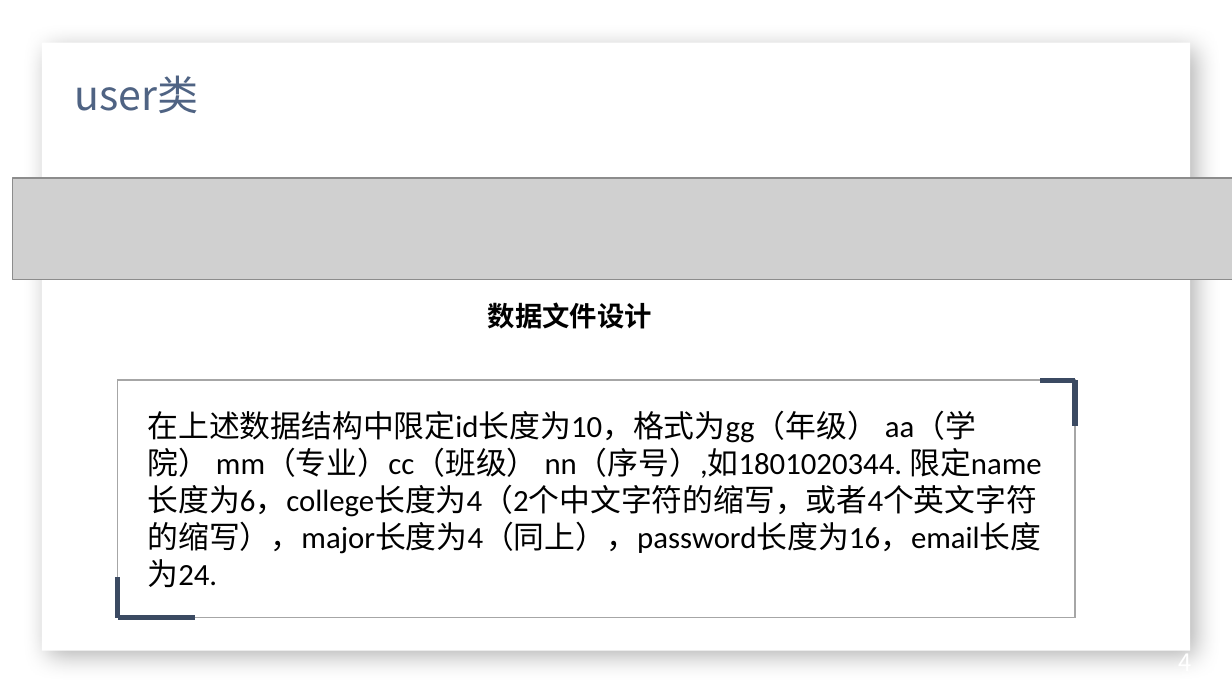
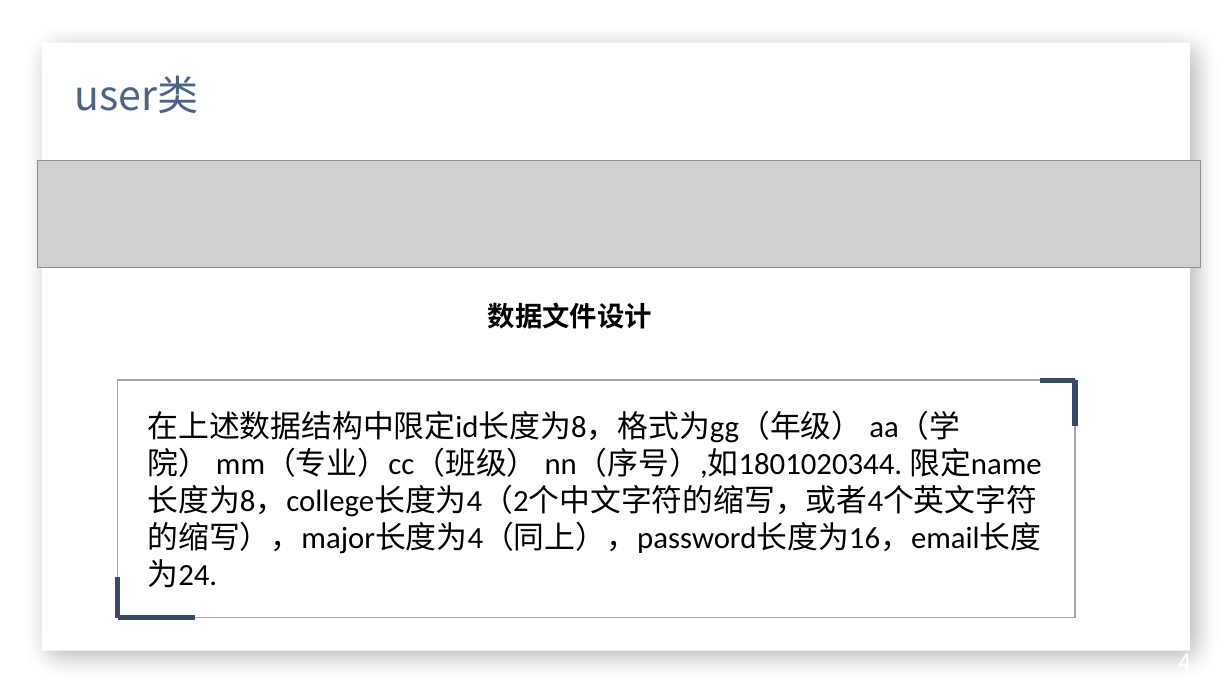
Before and after one commit to quanzixiu/Library-Management-System, a slide deck: slide 9 of 文档/展示PPT_第四周_补充_第五周.pptx. Drawn at 1232x693 pixels with LibreOffice and Linux fonts; fonts in the diff are those of the drawing; grey boxes stand for pictures; background and template pictures are left out. Boxes give left, top, right and bottom in pixels: in the first picture for what was removed or moved away, otherwise in the second. Text is boxed around its words. In the diff, an @@ line names an element or a change of style, - is before the commit and + after.

```diff
--- a/文档/展示PPT_第四周_补充_第五周.pptx
+++ b/文档/展示PPT_第四周_补充_第五周.pptx
@@ picture: place and size @@
-picture at [12, 177, 1232, 278]
+picture at [38, 160, 1201, 267]
@@ text at [147, 410, 1041, 554]: text changed @@
-在上述数据结构中限定id长度为10，格式为gg（年级） aa（学院） mm（专业）cc（班级） nn（序号）,如1801020344. 限定name长度为6，college长度为4（2个中文字符的缩写，或者4个英文字符的缩写），major长度为4（同上），password长度为16，email长度为24.
+在上述数据结构中限定id长度为8，格式为gg（年级） aa（学院） mm（专业）cc（班级） nn（序号）,如1801020344. 限定name长度为8，college长度为4（2个中文字符的缩写，或者4个英文字符的缩写），major长度为4（同上），password长度为16，email长度为24.
```
Also in this commit, not shown: 2 other slides changed, 1 other file.
